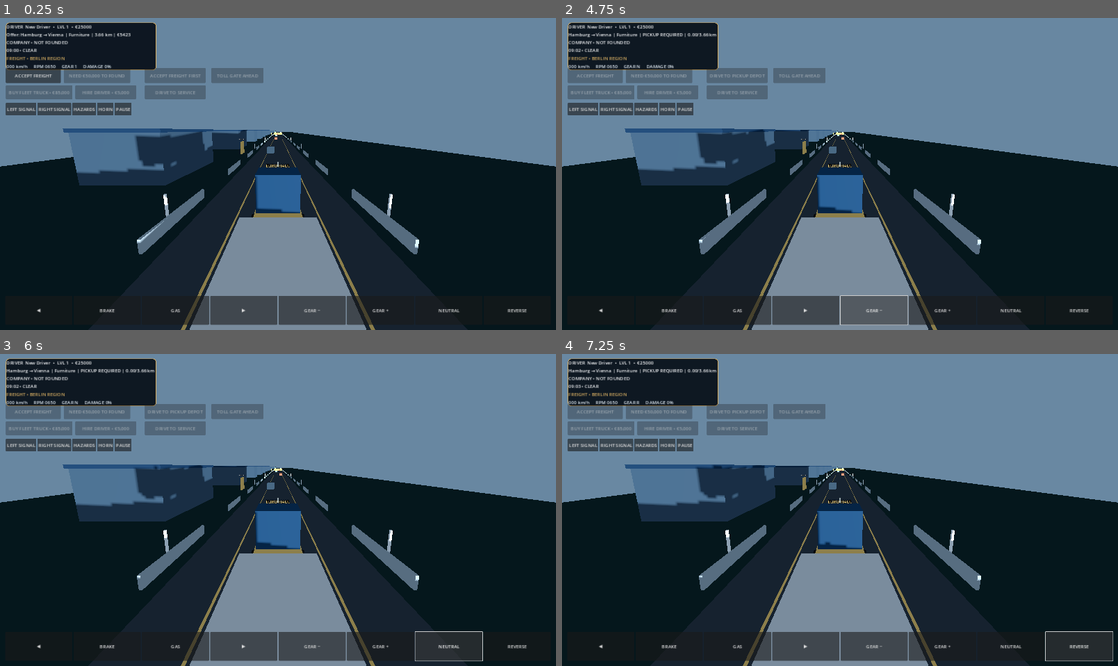
Above: before the commit, frames 1-4 (two rows, left to right).
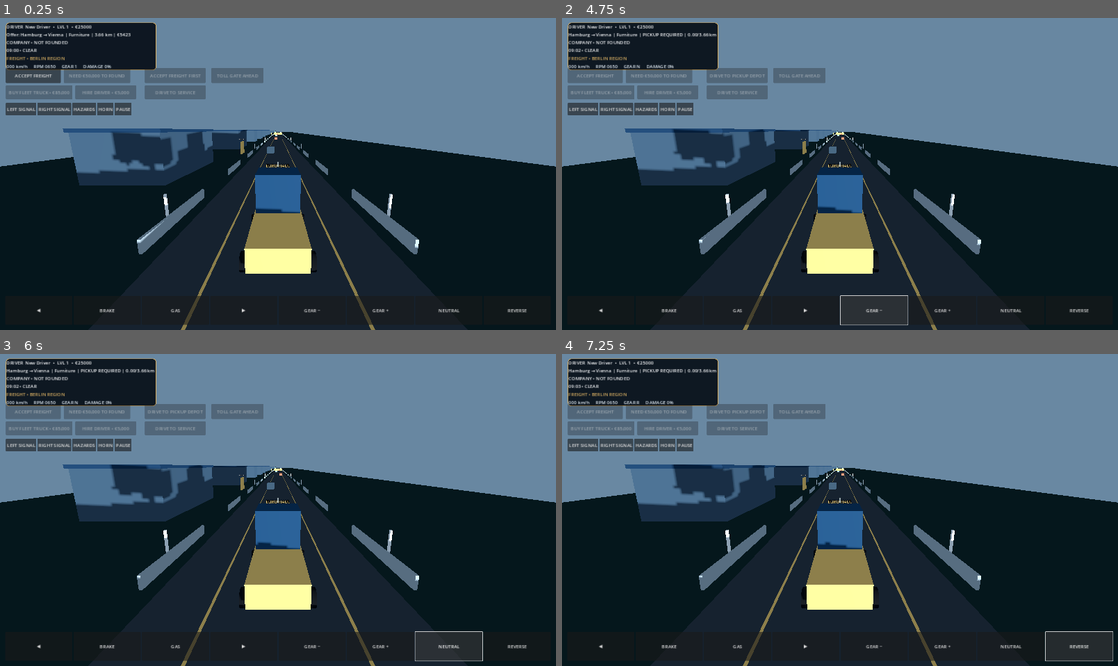
Above: after the commit, the same moments.

Repository: haseebop668-a11y/EURO-HAUL
Game: Godot game, scene res://Scenes/Main.tscn
Same seed, same stepped clock (60 frames per second), same inputs: the game is played once before the commit and once after it.
Inputs:
- Up to frame 1 (0.25 s): no input
- Up to frame 2 (4.75 s): click "ACCEPT FREIGHT" at 0.5 s; click "◀" at 1.25 s; click "BRAKE" at 2 s; click "GAS" at 2.75 s; click "▶" at 3.5 s; click "GEAR −" at 4.25 s
- Up to frame 3 (6 s): click "GEAR +" at 5 s; click "NEUTRAL" at 5.75 s
- Up to frame 4 (7.25 s): click "REVERSE" at 6.5 s

The runs differ from the first frame. In frame 1, 9.0% of the frame differs, in the area x 20-66%, y 36-100%; in frame 2, 8.9%; in frame 3, 9.0%; in frame 4, 9.0%.

Commit message:
feat: attach trailer as an independent kinematic vehicle body

Diff:
--- a/Godot/Scripts/main.gd
+++ b/Godot/Scripts/main.gd
@@ -368,8 +368,8 @@
 	trailer = EuroHaulTrailer.new()
 	trailer.name = "ArticulatedTrailer"
 	trailer.truck = truck
-	trailer.position = Vector3(0.0, 0.0, 3.3)
-	truck.add_child(trailer)
+	add_child(trailer)
+	trailer.global_position = truck.global_position + Vector3(0.0, 0.0, 3.3)
 	var camera_rig := SpringArm3D.new()
 	camera_rig.spring_length = 9.0
 	camera_rig.position = Vector3(0, 4.3, 1.0)
